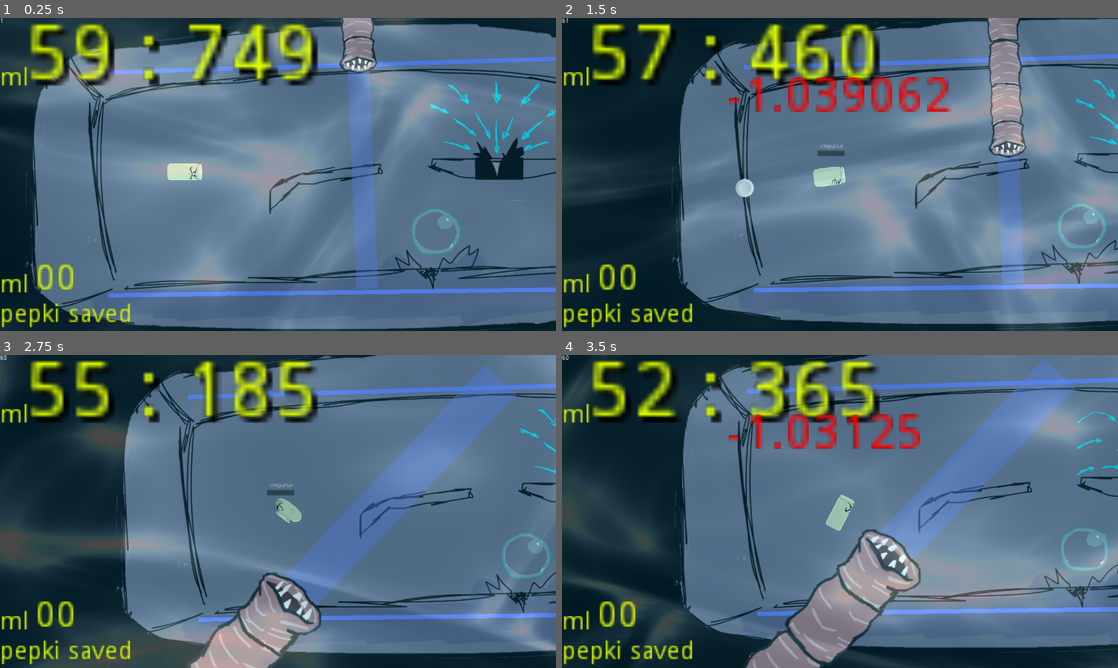
Above: before the commit, frames 1-4 (two rows, left to right).
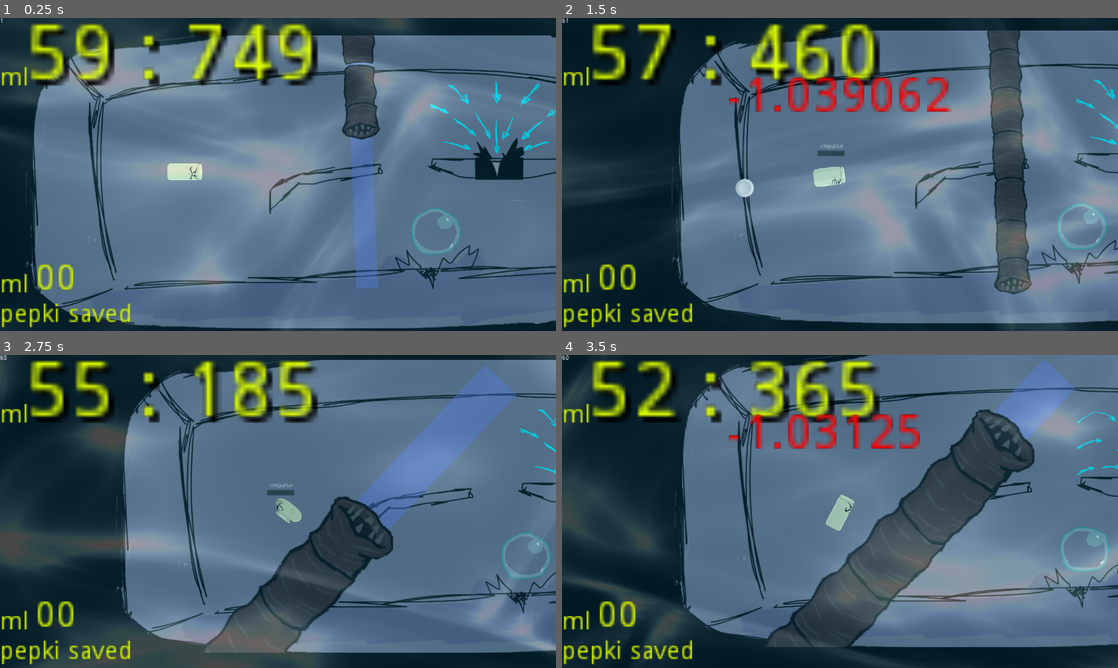
Above: after the commit, the same moments.

Repository: UserDotCpp/List_Jam2-submission
Game: Godot game, scene res://scenes/main.tscn
The game is run twice, just before and just after one commit, with the same random seed, the same clock (stepped at 60 frames per second) and the same inputs.
Inputs (mouse positions are in pixels of both pictures, inside the frame that each line leads up to):
- Up to frame 1 (0.25 s): no input
- Up to frame 2 (1.5 s): move the mouse to (784, 174) at 0.52 s; press the mouse at (784, 174) at 0.53 s; move the mouse to (728, 190) at 1.27 s; release the mouse at (728, 190) at 1.28 s; right-click (728, 190) at 1.35 s; click (728, 190) at 1.42 s
- Up to frame 3 (2.75 s): move the mouse to (333, 442) at 2.02 s; press the mouse at (333, 442) at 2.03 s
- Up to frame 4 (3.5 s): move the mouse to (812, 574) at 2.77 s; release the mouse at (812, 574) at 2.78 s; right-click (812, 574) at 2.85 s; click (812, 574) at 2.92 s

The runs differ from the first frame. In frame 1, 5.5% of the frame differs, in the area x 17-100%, y 0-100%; in frame 2, 7.4%; in frame 3, 9.7%; in frame 4, 13%, in the area x 33-100%, y 7-100%.

Commit message:
fix: z stuff

Diff:
--- a/scenes/entities/worm2.tscn
+++ b/scenes/entities/worm2.tscn
@@ -8,26 +8,6 @@
 [ext_resource path="res://assets/sprites/worm/body/1.png" type="Texture" id=6]
 [ext_resource path="res://assets/sprites/worm/body/2.png" type="Texture" id=7]
 
-[sub_resource type="Shader" id=5]
-code = "shader_type canvas_item;
-
-uniform sampler2D dissolve_texture : hint_albedo;
-
-void fragment(){
-    vec4 main_texture = texture(TEXTURE, UV);
-    float dissolve_value = mix(0.5, 0.6, sin(TIME));
-    vec4 noise_texture = texture(dissolve_texture, UV+vec2(10.0*sin(TIME/5.0),10.0*cos(TIME/5.0))/5.0);
-    float mult = floor(dissolve_value + min(1, noise_texture.x));
-    main_texture.g *= mult;
-    main_texture.r -= mult - 0.1;
-    main_texture.g -= mult - 0.1;
-    main_texture.b -= mult - 0.1;
-    COLOR = main_texture;
-}"
-
-[sub_resource type="ShaderMaterial" id=6]
-shader = SubResource( 5 )
-
 [sub_resource type="RectangleShape2D" id=1]
 extents = Vector2( 36, 40 )
 
@@ -51,7 +31,6 @@
 } ]
 
 [node name="worm" type="RigidBody2D"]
-material = SubResource( 6 )
 collision_layer = 2
 collision_mask = 0
 
--- a/scenes/flag.tscn
+++ b/scenes/flag.tscn
@@ -1,6 +1,7 @@
-[gd_scene load_steps=3 format=2]
+[gd_scene load_steps=4 format=2]
 
 [ext_resource path="res://scripts/flag.gd" type="Script" id=1]
+[ext_resource path="res://assets/sprites/black_box.png" type="Texture" id=2]
 
 [sub_resource type="RectangleShape2D" id=1]
 
@@ -20,8 +21,20 @@
 [node name="up" type="Line2D" parent="."]
 points = PoolVector2Array( -128, -64, 128, -64 )
 
+[node name="up" type="Sprite" parent="up"]
+position = Vector2( 22.7497, -311 )
+scale = Vector2( 0.874609, 0.702083 )
+z_index = 2
+texture = ExtResource( 2 )
+
 [node name="down" type="Line2D" parent="."]
 points = PoolVector2Array( -128, 64, 128, 64 )
+
+[node name="down" type="Sprite" parent="down"]
+position = Vector2( 26.3752, 303 )
+scale = Vector2( 0.874414, 0.667361 )
+z_index = 2
+texture = ExtResource( 2 )
 
 [node name="worm_place" type="Node2D" parent="."]
 
--- a/scenes/main.tscn
+++ b/scenes/main.tscn
@@ -19,6 +19,7 @@
 [node name="Sprite" type="Sprite" parent="camera"]
 position = Vector2( 709, 248 )
 scale = Vector2( 2.40781, 2.4 )
+z_index = -5
 texture = ExtResource( 4 )
 
 [node name="level" type="Node2D" parent="."]
--- a/scenes/maps/map0.tscn
+++ b/scenes/maps/map0.tscn
@@ -51,11 +51,21 @@
 position = Vector2( 248, -8 )
 
 [node name="up" parent="entities/flag" index="3"]
+position = Vector2( -23, -96 )
 points = PoolVector2Array( -1104, -296, 216, -336 )
 default_color = Color( 0.4, 0.501961, 1, 1 )
 
+[node name="up" parent="entities/flag/up" index="0"]
+position = Vector2( -475, -646 )
+scale = Vector2( 1.35092, 1.00146 )
+
 [node name="down" parent="entities/flag" index="4"]
+position = Vector2( -20, 113 )
 points = PoolVector2Array( -1080, 216, 192, 200 )
+
+[node name="down" parent="entities/flag/down" index="0"]
+position = Vector2( -525, 567 )
+scale = Vector2( 1.23327, 1.07728 )
 
 [node name="door_closing_sound" type="AudioStreamPlayer" parent="."]
 stream = ExtResource( 5 )
--- a/scenes/maps/map1.tscn
+++ b/scenes/maps/map1.tscn
@@ -1,8 +1,9 @@
-[gd_scene load_steps=6 format=2]
+[gd_scene load_steps=7 format=2]
 
 [ext_resource path="res://scenes/flag.tscn" type="PackedScene" id=1]
-[ext_resource path="res://assets/map_assets/map1/back1.png" type="Texture" id=2]
+[ext_resource path="res://assets/map_assets/map1/back2.png" type="Texture" id=2]
 [ext_resource path="res://assets/audio/close_door.mp3" type="AudioStream" id=3]
+[ext_resource path="res://assets/map_assets/map1/front.png" type="Texture" id=4]
 [ext_resource path="res://scenes/entities/bubble.tscn" type="PackedScene" id=5]
 [ext_resource path="res://scenes/entities/enemy.tscn" type="PackedScene" id=6]
 
@@ -11,9 +12,16 @@
 
 [node name="stage" type="StaticBody2D" parent="."]
 
-[node name="Sprite" type="Sprite" parent="stage"]
+[node name="front" type="Sprite" parent="stage"]
 position = Vector2( 632, 376 )
 scale = Vector2( 1.19375, 1.17778 )
+z_index = 4
+texture = ExtResource( 4 )
+
+[node name="back" type="Sprite" parent="stage"]
+position = Vector2( 632, 376 )
+scale = Vector2( 1.19375, 1.17778 )
+z_index = -1
 texture = ExtResource( 2 )
 
 [node name="2" type="CollisionPolygon2D" parent="stage"]
@@ -55,8 +63,16 @@
 [node name="up" parent="entities/flag" index="3"]
 points = PoolVector2Array( -1224, -400, 208, -456 )
 
+[node name="up" parent="entities/flag/up" index="0"]
+position = Vector2( -512, -788 )
+scale = Vector2( 1.30604, 0.953491 )
+
 [node name="down" parent="entities/flag" index="4"]
 points = PoolVector2Array( -1256, 296, 216, 328 )
+
+[node name="down" parent="entities/flag/down" index="0"]
+position = Vector2( -528, 637 )
+scale = Vector2( 1.24551, 0.744493 )
 
 [node name="door_closing_sound" type="AudioStreamPlayer" parent="."]
 stream = ExtResource( 3 )
--- a/scenes/maps/map2.tscn
+++ b/scenes/maps/map2.tscn
@@ -1,19 +1,26 @@
-[gd_scene load_steps=6 format=2]
+[gd_scene load_steps=7 format=2]
 
 [ext_resource path="res://assets/map_assets/map2/back.png" type="Texture" id=1]
 [ext_resource path="res://scenes/entities/enemy.tscn" type="PackedScene" id=2]
 [ext_resource path="res://scenes/entities/bubble.tscn" type="PackedScene" id=3]
 [ext_resource path="res://scenes/flag.tscn" type="PackedScene" id=4]
 [ext_resource path="res://assets/audio/close_door.mp3" type="AudioStream" id=5]
+[ext_resource path="res://assets/map_assets/map2/front.png" type="Texture" id=6]
 
 [node name="map" type="Node2D"]
 position = Vector2( 680, -1064 )
 
 [node name="stage" type="StaticBody2D" parent="."]
 
-[node name="Sprite" type="Sprite" parent="stage"]
+[node name="front" type="Sprite" parent="stage"]
+position = Vector2( -17, 30 )
+z_index = 3
+texture = ExtResource( 6 )
+
+[node name="back" type="Sprite" parent="stage"]
 position = Vector2( -216, 232 )
 scale = Vector2( 0.983776, 0.987479 )
+z_index = -1
 texture = ExtResource( 1 )
 offset = Vector2( 208.381, -219.751 )
 
@@ -94,8 +101,16 @@
 [node name="up" parent="entities/flag" index="3"]
 points = PoolVector2Array( -40, -2120, 1248, -2128 )
 
+[node name="up" parent="entities/flag/up" index="0"]
+position = Vector2( 581, -2517 )
+scale = Vector2( 1.10517, 1.0323 )
+
 [node name="down" parent="entities/flag" index="4"]
 points = PoolVector2Array( -64, 104, 1232, 104 )
+
+[node name="down" parent="entities/flag/down" index="0"]
+position = Vector2( 571, 552 )
+scale = Vector2( 1.11775, 0.924113 )
 
 [node name="door_closing_sound" type="AudioStreamPlayer" parent="."]
 stream = ExtResource( 5 )
--- a/scenes/maps/map3.tscn
+++ b/scenes/maps/map3.tscn
@@ -1,17 +1,24 @@
-[gd_scene load_steps=6 format=2]
+[gd_scene load_steps=7 format=2]
 
 [ext_resource path="res://assets/map_assets/map3/back.png" type="Texture" id=1]
 [ext_resource path="res://scenes/flag.tscn" type="PackedScene" id=2]
 [ext_resource path="res://scenes/entities/bubble.tscn" type="PackedScene" id=3]
 [ext_resource path="res://scenes/entities/enemy.tscn" type="PackedScene" id=4]
 [ext_resource path="res://assets/audio/close_door.mp3" type="AudioStream" id=5]
+[ext_resource path="res://assets/map_assets/map3/front.png" type="Texture" id=6]
 
 [node name="map" type="Node2D"]
 position = Vector2( 640, -312 )
 
 [node name="stage" type="StaticBody2D" parent="."]
 
-[node name="Sprite" type="Sprite" parent="stage"]
+[node name="front" type="Sprite" parent="stage"]
+position = Vector2( 2, 4 )
+z_index = 3
+texture = ExtResource( 6 )
+
+[node name="back" type="Sprite" parent="stage"]
+z_index = -1
 texture = ExtResource( 1 )
 
 [node name="CollisionPolygon2D" type="CollisionPolygon2D" parent="stage"]
@@ -39,8 +46,16 @@
 [node name="up" parent="entities/flag" index="3"]
 points = PoolVector2Array( -560, -368, 704, -376 )
 
+[node name="up" parent="entities/flag/up" index="0"]
+position = Vector2( 72, -632 )
+scale = Vector2( 1.1649, 0.702083 )
+
 [node name="down" parent="entities/flag" index="4"]
 points = PoolVector2Array( -560, 328, 696, 328 )
+
+[node name="down" parent="entities/flag/down" index="0"]
+position = Vector2( 50, 531 )
+scale = Vector2( 1.01764, 0.581402 )
 
 [node name="bubble" parent="entities" instance=ExtResource( 3 )]
 position = Vector2( -504, 224 )
--- a/scenes/maps/map4.tscn
+++ b/scenes/maps/map4.tscn
@@ -1,17 +1,23 @@
-[gd_scene load_steps=6 format=2]
+[gd_scene load_steps=7 format=2]
 
 [ext_resource path="res://scenes/flag.tscn" type="PackedScene" id=1]
 [ext_resource path="res://assets/map_assets/map4/back.png" type="Texture" id=2]
 [ext_resource path="res://scenes/entities/enemy.tscn" type="PackedScene" id=3]
 [ext_resource path="res://scenes/entities/bubble.tscn" type="PackedScene" id=4]
 [ext_resource path="res://assets/audio/close_door.mp3" type="AudioStream" id=5]
+[ext_resource path="res://assets/map_assets/map4/front.png" type="Texture" id=6]
 
 [node name="map" type="Node2D"]
 position = Vector2( 640, -464 )
 
 [node name="stage" type="StaticBody2D" parent="."]
 
-[node name="Sprite" type="Sprite" parent="stage"]
+[node name="front" type="Sprite" parent="stage"]
+z_index = 3
+texture = ExtResource( 6 )
+
+[node name="back" type="Sprite" parent="stage"]
+z_index = -1
 texture = ExtResource( 2 )
 
 [node name="CollisionPolygon2D" type="CollisionPolygon2D" parent="stage"]
@@ -43,8 +49,16 @@
 [node name="up" parent="entities/flag" index="3"]
 points = PoolVector2Array( -728, -856, 520, -872 )
 
+[node name="up" parent="entities/flag/up" index="0"]
+position = Vector2( -94, -1148 )
+scale = Vector2( 1.1304, 0.664588 )
+
 [node name="down" parent="entities/flag" index="4"]
 points = PoolVector2Array( -744, 480, 520, 480 )
+
+[node name="down" parent="entities/flag/down" index="0"]
+position = Vector2( -90, 755 )
+scale = Vector2( 1.03086, 0.806925 )
 
 [node name="bubble" parent="entities" instance=ExtResource( 4 )]
 position = Vector2( -328, 392 )
--- a/scripts/Camera2D.gd
+++ b/scripts/Camera2D.gd
@@ -21,11 +21,12 @@
 func _ready():
 # warning-ignore:return_value_discarded
 	Global.connect("screen_shake",self,"apply_shake")
+# warning-ignore:return_value_discarded
 	Global.connect("move_camera", self, "_on_move_camera")
 	player = get_node(player_path)
 	rand.randomize()
 
-func _physics_process(delta):
+func _physics_process(_delta):
 #	if !follow_tako:
 #		return
 	position = lerp(position, player.position, 0.03)#position = lerp(position, target_pos, 0.03)
--- a/scripts/flag.gd
+++ b/scripts/flag.gd
@@ -71,21 +71,17 @@
 		worm_direction = Vector2(rng.randf_range(up.x, up.y),up.z)
 		var direction = worm_direction - worm_spawn_position
 		var real_angle = (direction.angle() * 180) / PI
-
 		$direction_line.set_point_position(0, worm_spawn_position)
 		$direction_line.set_point_position(1, worm_direction)
 		var x = worm_direction - worm_spawn_position
 		x = x.normalized() * x.length()
 		worm_rotation_degrees = real_angle + 90
-
-
 	#$worm/body1.position = worm_spawn_position
 	get_node("worm_place").add_child(worm_instance)
 	worm_instance.z_index = 1
 	worm_instance.position = worm_spawn_position
 	worm_instance.rotation_degrees = worm_rotation_degrees
-
-	yield(get_tree().create_timer(1), "timeout")
+	#yield(get_tree().create_timer(1), "timeout")
 	#worm_instance.rotation_degrees = get_angle_to(worm_direction)
 	worm_instance.apply_central_impulse((worm_direction - worm_spawn_position) * 6)
 	worm_exist = true
@@ -93,7 +89,7 @@
 func _on_activation_area_body_entered(body):
 	if body.to_string().begins_with ("tako:"):
 		if kill_scene != "" and Global.flag_passed:
-			call_deferred("delete_old_scene")
+			delete_old_scene()
 		if next_scene != "":
 			call_deferred("instance_new_scene")
 		if blocage_x != 0 and blocage_y != 0:
@@ -120,13 +116,14 @@
 	get_parent().get_parent().get_parent().add_child(scene)
 	Global.last_map_name = str(get_parent().get_parent())
 	Global.flag_passed = true
+
 func delete_old_scene():
-	get_parent().get_parent().get_parent().get_node(Global.last_map_name).get_node("door_closing_sound").play()
-	$die.start()
-
+	get_parent().get_parent().get_parent().get_node(str("m",Global.map_counter-1)).get_node("door_closing_sound").play()#Global.last_map_name).get_node("door_closing_sound").play()
+	call_deferred("on_die")
+	#$die.start()
 func die():
 	queue_free()
 
-func _on_die_timeout():
+func on_die():
 	get_parent().get_parent().get_parent().get_node(Global.last_map_name).call_deferred("queue_free")
 	Global.flag_passed = false
--- a/scripts/global.gd
+++ b/scripts/global.gd
@@ -3,7 +3,7 @@
 var last_map_name = ""
 var last_map_number_id = 0
 var flag_passed = false
-var map_counter = 1
+var map_counter = 0
 var touched_the_wall = false
 var touched_a_hazard  = false
 var time_of_flag_trigger
--- a/scripts/hud.gd
+++ b/scripts/hud.gd
@@ -20,7 +20,6 @@
 
 func combo_engine():
 	#combo_number.module = Color(0.0, 1.0, 0.0, 1.0)
-
 	if total_time >= Global.time_of_flag_trigger - 25:
 		$combo_notification.text = " "
 		if !Global.touched_a_hazard:
Binary file changed: assets/map_assets/map2/back.png
Binary file added: assets/map_assets/map2/front.png
Not shown, added: assets/map_assets/map2/front.png.import
Binary file changed: assets/map_assets/map3/back.png
Binary file added: assets/map_assets/map3/front.png
Not shown, added: assets/map_assets/map3/front.png.import
Binary file changed: assets/map_assets/map4/back.png
Binary file added: assets/map_assets/map4/front.png
Not shown, added: assets/map_assets/map4/front.png.import
Binary file changed: assets/sprites/worm/body/1.png
Binary file changed: assets/sprites/worm/body/2.png
Binary file changed: assets/sprites/worm/body/3.png
(and 4 more such lines)
